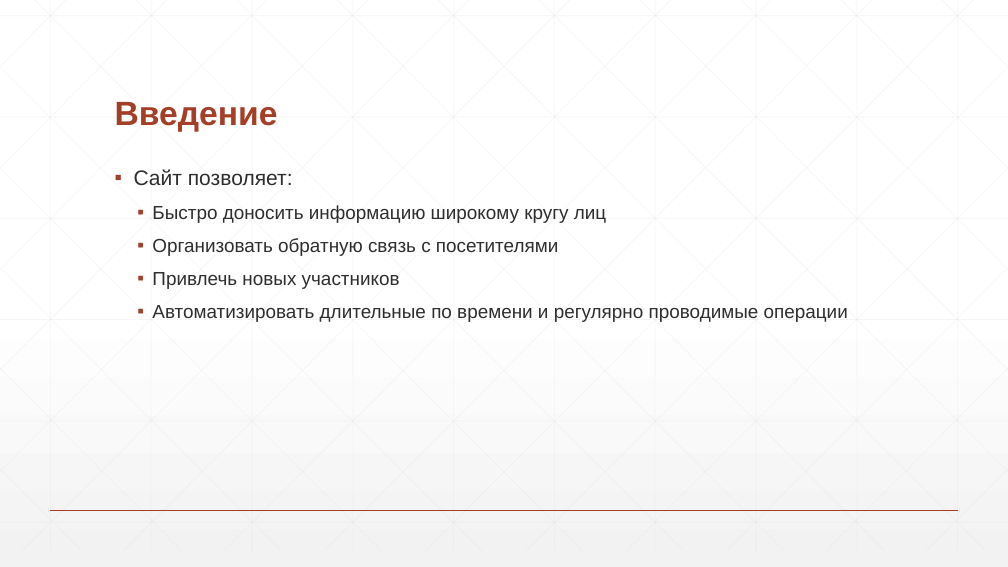
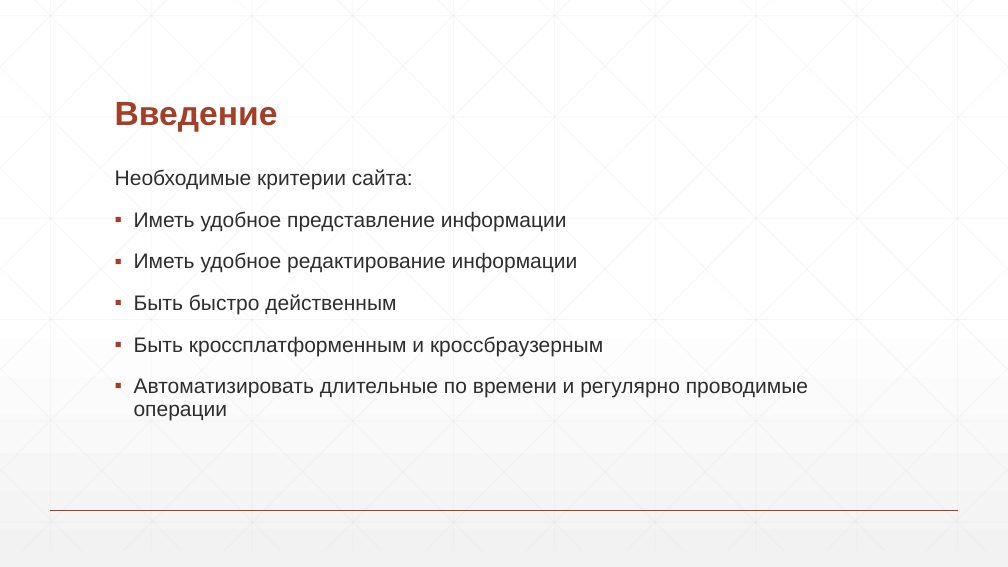
Before and after one commit to DanilaShushkanov/Site22, a slide deck: slide 2 of Диплом_през.pptx. Drawn at 1008x567 pixels with LibreOffice and Linux fonts; fonts in the diff are those of the drawing. Boxes give left, top, right and bottom in pixels: in the first picture for what was removed or moved away, otherwise in the second. Text is boxed around its words. In the diff, an @@ line names an element or a change of style, - is before the commit and + after.

```diff
--- a/Диплом_през.pptx
+++ b/Диплом_през.pptx
@@ text at bbox=[115, 169, 603, 356]: text changed; size 18 to 20 pt @@
-▪ Сайт позволяет:
-  ▪ Быстро доносить информацию широкому кругу лиц
-  ▪ Организовать обратную связь с посетителями
-  ▪ Привлечь новых участников
+Необходимые критерии сайта:
+▪ Иметь удобное представление информации
+▪ Иметь удобное редактирование информации
+▪ Быть быстро действенным
+▪ Быть кроссплатформенным и кроссбраузерным
@@ text at bbox=[134, 378, 808, 420]: size 18 to 20 pt in "Автоматизировать длительные по времени и регулярно проводимы ..."; list level 2 to 1 in "Автоматизировать длительные по времени и ..." @@
```
Also in this commit, not shown: 6 other slides changed, 2 slides added, 2 slides removed, 24 other files.
